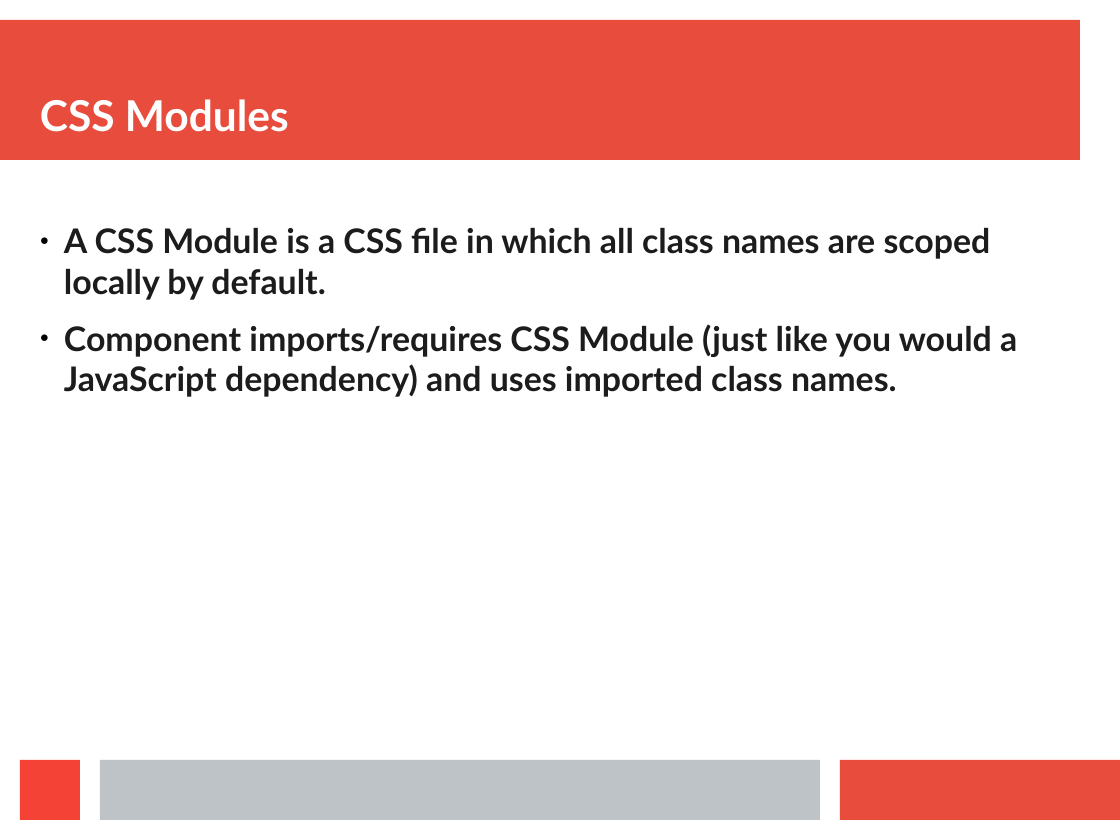
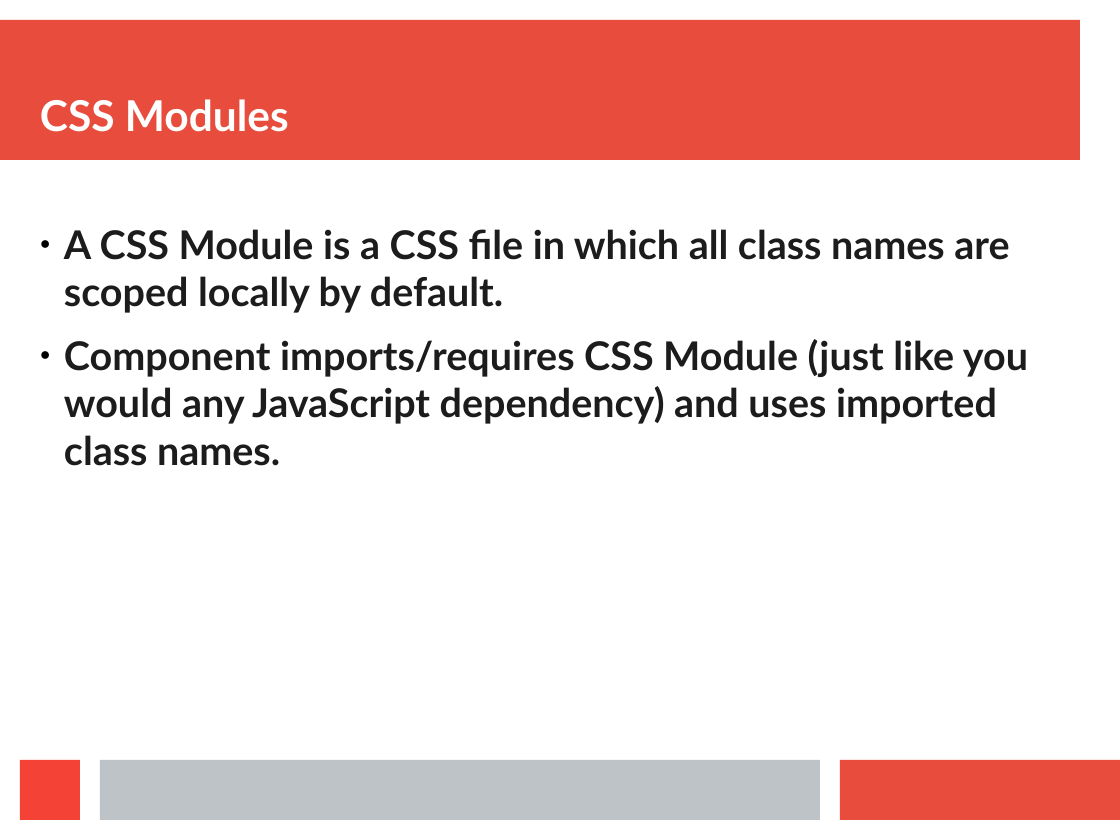
Before and after one commit to aruberto/styling-javascript-components, a slide deck: slide 14 of styling_react_components.odp (slide 15 before the commit). Drawn at 1120x840 pixels with LibreOffice and Linux fonts; fonts in the diff are those of the drawing. Boxes give left, top, right and bottom in pixels: in the first picture for what was removed or moved away, otherwise in the second. Text is boxed around its words. In the diff, an @@ line names an element or a change of style, - is before the commit and + after.

```diff
--- a/styling_react_components.odp
+++ b/styling_react_components.odp
@@ text at bbox=[64, 229, 1009, 313]: size 24 to 28 pt in "A CSS Module is a CSS file ..." @@
@@ text at bbox=[64, 339, 1028, 466]: text changed; size 24 to 28 pt @@
-● Component imports/requires CSS Module (just like you would a JavaScript dependency) and uses imported class names.
+● Component imports/requires CSS Module (just like you would any JavaScript dependency) and uses imported class names.
```
Also in this commit, not shown: 1 other slide changed, 5 slides added, 2 slides removed, 1 other file.
